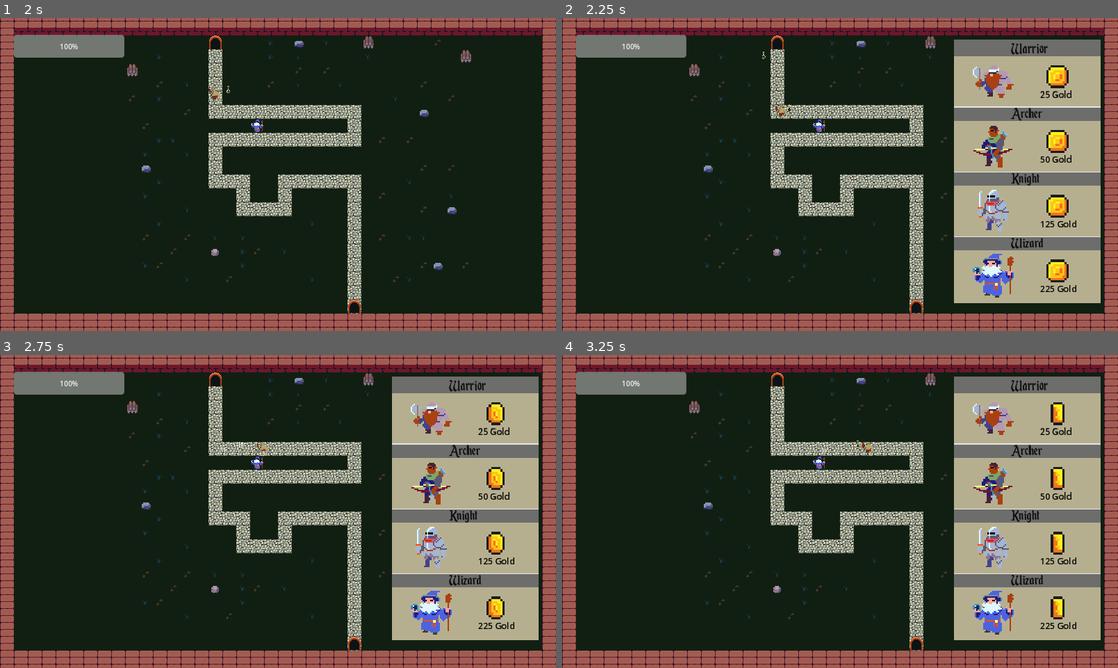
Above: before the commit, frames 1-4 (two rows, left to right).
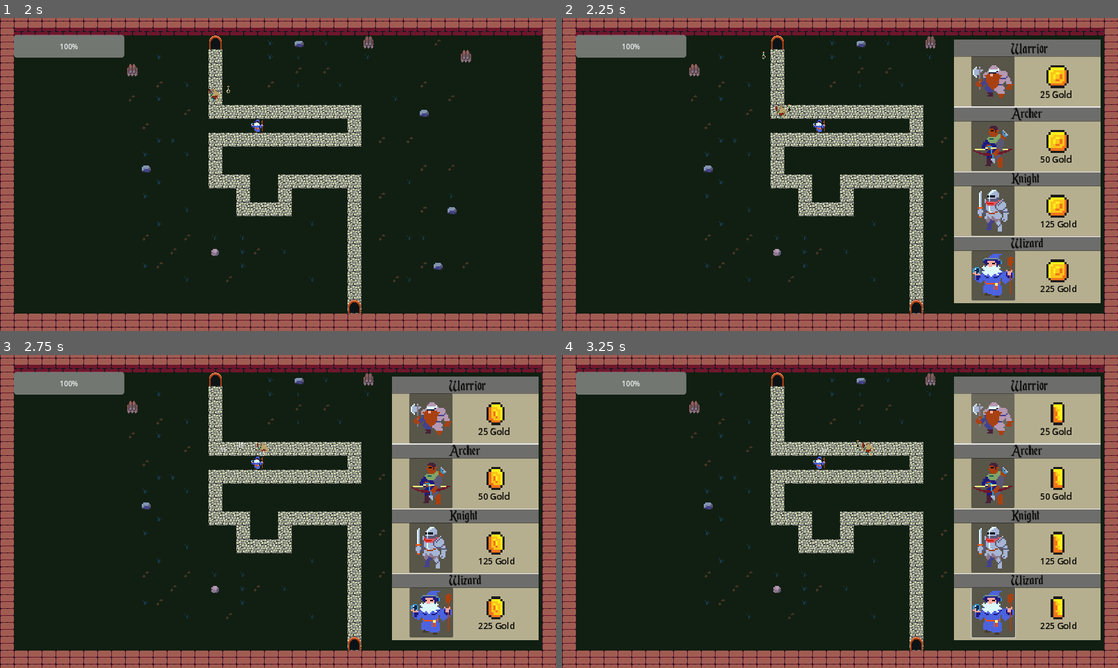
Above: after the commit, the same moments.

Repository: WizardsNStuff/tower-defense
Game: Godot game, scene res://menus-and-interfaces/main_menu/Main_Menu.tscn
The game is run twice, just before and just after one commit, with the same random seed, the same clock (stepped at 60 frames per second) and the same inputs.
Inputs (mouse positions are in pixels of both pictures, inside the frame that each line leads up to):
- Up to frame 1 (2 s): click (38, 161) at 0.5 s; click (50, 174) at 1.25 s
- Up to frame 2 (2.25 s): move the mouse to (962, 158) at 2.02 s; click (962, 158) at 2.17 s
- Up to frame 3 (2.75 s): no input
- Up to frame 4 (3.25 s): click (995, 417) at 2.75 s

Frame 1 is identical in both runs. In frame 2, 3.3% of the frame differs, in the area x 70-97%, y 12-91%; in frame 3, 3.3%; in frame 4, 3.4%.

Commit message:
button pressing only working for warrior btn

Diff:
--- a/grid_system.gd
+++ b/grid_system.gd
@@ -1,15 +1,4 @@
 extends TileMapLayer
-
-
-# Called when the node enters the scene tree for the first time.
-func _ready() -> void:
-	pass # Replace with function body.
-
-
-# Called every frame. 'delta' is the elapsed time since the previous frame.
-func _process(_delta: float) -> void:
-	pass
-
 
 func _input(event):
 	if event is InputEventMouseButton and event.button_index == MOUSE_BUTTON_LEFT and event.pressed:
--- a/level_1.gd
+++ b/level_1.gd
@@ -1,10 +1,31 @@
 extends Node2D
 
+var map_node
 
-# Called when the node enters the scene tree for the first time.
+var build_mode = false
+var build_valid = false
+var build_location
+var build_type
+
+
 func _ready() -> void:
 	BackgroundMusic.music = "res://Music/LevelMusic.wav"
 
-# Called every frame. 'delta' is the elapsed time since the previous frame.
 func _process(_delta: float) -> void:
 	pass
+
+func _unhandled_input(event: InputEvent) -> void:
+	pass
+
+func initiate_build_mode(tower_type : String):
+	print(tower_type)
+	pass
+
+func update_tower_preview():
+	pass
+
+func cancel_build_mode():
+	pass
+
+func verify_and_build():
+	pass
--- /dev/null
+++ b/menus-and-interfaces/tower_shop/tower_shop.gd
@@ -0,0 +1,33 @@
+extends Control
+
+var buttons: Array = []
+var labels: Array = []
+@onready var level_script = $"."
+
+func _ready() -> void:
+	var vbox_container = $ScrollContainer/ColorRect/VBoxContainer
+
+	"""
+	The filter() method takes a function and creates a
+	new array containing only the elements for which the function returns true
+	"""
+	labels = vbox_container.get_children().filter(func(node):
+		return node is Label
+	)
+
+	for l in labels:
+		var label_buttons = l.get_children().filter(func(node):
+			return node is Button
+		)
+		buttons += label_buttons
+
+	for btn : Button in buttons:
+		btn.pressed.connect(_on_button_pressed.bind(btn))
+
+func _on_button_pressed(button):
+	print("btn pressed!")
+	#level_script.initiate_build_mode("test string")  # Call the function in the other script
+
+
+func _process(delta: float) -> void:
+	pass
--- a/menus-and-interfaces/tower_shop/tower_shop.tscn
+++ b/menus-and-interfaces/tower_shop/tower_shop.tscn
@@ -1,5 +1,6 @@
-[gd_scene load_steps=20 format=3 uid="uid://c5u4kvjd2h2g"]
-
+[gd_scene load_steps=21 format=3 uid="uid://c5u4kvjd2h2g"]
+
+[ext_resource type="Script" path="res://menus-and-interfaces/tower_shop/tower_shop.gd" id="1_ayuyi"]
 [ext_resource type="FontFile" uid="uid://ldri87twec1q" path="res://Assets/Enchanted Land.otf" id="1_bgccu"]
 [ext_resource type="Texture2D" uid="uid://brgp8syyw3o2h" path="res://Assets/rogues.png" id="1_u1vya"]
 [ext_resource type="Texture2D" uid="uid://dtiaahkdwaafm" path="res://Assets/coin.png" id="2_kn60u"]
@@ -115,6 +116,7 @@
 anchor_bottom = 1.0
 grow_horizontal = 2
 grow_vertical = 2
+script = ExtResource("1_ayuyi")
 
 [node name="ScrollContainer" type="ScrollContainer" parent="."]
 layout_mode = 0
@@ -141,6 +143,14 @@
 "
 label_settings = SubResource("LabelSettings_bd3wd")
 
+[node name="ContentBackground" type="Panel" parent="ScrollContainer/ColorRect/VBoxContainer/Warrior"]
+layout_mode = 0
+offset_left = -3.0
+offset_top = 38.0
+offset_right = 341.0
+offset_bottom = 154.0
+theme_override_styles/panel = SubResource("StyleBoxFlat_qyo70")
+
 [node name="WarriorBtn" type="Button" parent="ScrollContainer/ColorRect/VBoxContainer/Warrior"]
 layout_mode = 0
 offset_left = 40.0
@@ -148,6 +158,7 @@
 offset_right = 140.0
 offset_bottom = 153.0
 mouse_default_cursor_shape = 2
+action_mode = 0
 
 [node name="TitleBackground" type="Panel" parent="ScrollContainer/ColorRect/VBoxContainer/Warrior"]
 layout_mode = 0
@@ -155,14 +166,6 @@
 offset_top = -3.0
 offset_right = 340.0
 offset_bottom = 39.0
-
-[node name="ContentBackground" type="Panel" parent="ScrollContainer/ColorRect/VBoxContainer/Warrior"]
-layout_mode = 0
-offset_left = -3.0
-offset_top = 38.0
-offset_right = 341.0
-offset_bottom = 154.0
-theme_override_styles/panel = SubResource("StyleBoxFlat_qyo70")
 
 [node name="Warrior" type="Sprite2D" parent="ScrollContainer/ColorRect/VBoxContainer/Warrior"]
 position = Vector2(91, 96)
@@ -193,13 +196,21 @@
 "
 label_settings = SubResource("LabelSettings_bd3wd")
 
+[node name="ContentBackground" type="Panel" parent="ScrollContainer/ColorRect/VBoxContainer/Archer"]
+layout_mode = 0
+offset_left = -3.0
+offset_top = 38.0
+offset_right = 341.0
+offset_bottom = 154.0
+theme_override_styles/panel = SubResource("StyleBoxFlat_qyo70")
+
 [node name="ArcherBtn" type="Button" parent="ScrollContainer/ColorRect/VBoxContainer/Archer"]
-layout_mode = 0
 offset_left = 40.0
 offset_top = 38.0
 offset_right = 140.0
 offset_bottom = 153.0
 mouse_default_cursor_shape = 2
+action_mode = 0
 
 [node name="TitleBackground" type="Panel" parent="ScrollContainer/ColorRect/VBoxContainer/Archer"]
 layout_mode = 0
@@ -207,14 +218,6 @@
 offset_top = 7.0
 offset_right = 340.0
 offset_bottom = 39.0
-
-[node name="ContentBackground" type="Panel" parent="ScrollContainer/ColorRect/VBoxContainer/Archer"]
-layout_mode = 0
-offset_left = -3.0
-offset_top = 38.0
-offset_right = 341.0
-offset_bottom = 154.0
-theme_override_styles/panel = SubResource("StyleBoxFlat_qyo70")
 
 [node name="Archer" type="Sprite2D" parent="ScrollContainer/ColorRect/VBoxContainer/Archer"]
 position = Vector2(91, 96)
@@ -245,6 +248,14 @@
 "
 label_settings = SubResource("LabelSettings_bd3wd")
 
+[node name="ContentBackground" type="Panel" parent="ScrollContainer/ColorRect/VBoxContainer/Knight"]
+layout_mode = 0
+offset_left = -3.0
+offset_top = 38.0
+offset_right = 341.0
+offset_bottom = 154.0
+theme_override_styles/panel = SubResource("StyleBoxFlat_qyo70")
+
 [node name="KnightBtn" type="Button" parent="ScrollContainer/ColorRect/VBoxContainer/Knight"]
 layout_mode = 0
 offset_left = 40.0
@@ -259,14 +270,6 @@
 offset_top = 7.0
 offset_right = 340.0
 offset_bottom = 39.0
-
-[node name="ContentBackground" type="Panel" parent="ScrollContainer/ColorRect/VBoxContainer/Knight"]
-layout_mode = 0
-offset_left = -3.0
-offset_top = 38.0
-offset_right = 341.0
-offset_bottom = 154.0
-theme_override_styles/panel = SubResource("StyleBoxFlat_qyo70")
 
 [node name="Knight" type="Sprite2D" parent="ScrollContainer/ColorRect/VBoxContainer/Knight"]
 position = Vector2(91, 96)
@@ -297,6 +300,14 @@
 "
 label_settings = SubResource("LabelSettings_bd3wd")
 
+[node name="ContentBackground" type="Panel" parent="ScrollContainer/ColorRect/VBoxContainer/Wizard"]
+layout_mode = 0
+offset_left = -3.0
+offset_top = 38.0
+offset_right = 341.0
+offset_bottom = 166.0
+theme_override_styles/panel = SubResource("StyleBoxFlat_qyo70")
+
 [node name="WizardBtn" type="Button" parent="ScrollContainer/ColorRect/VBoxContainer/Wizard"]
 layout_mode = 0
 offset_left = 41.0
@@ -311,14 +322,6 @@
 offset_top = 7.0
 offset_right = 340.0
 offset_bottom = 39.0
-
-[node name="ContentBackground" type="Panel" parent="ScrollContainer/ColorRect/VBoxContainer/Wizard"]
-layout_mode = 0
-offset_left = -3.0
-offset_top = 38.0
-offset_right = 341.0
-offset_bottom = 166.0
-theme_override_styles/panel = SubResource("StyleBoxFlat_qyo70")
 
 [node name="Wizard" type="Sprite2D" parent="ScrollContainer/ColorRect/VBoxContainer/Wizard"]
 position = Vector2(91, 96)
